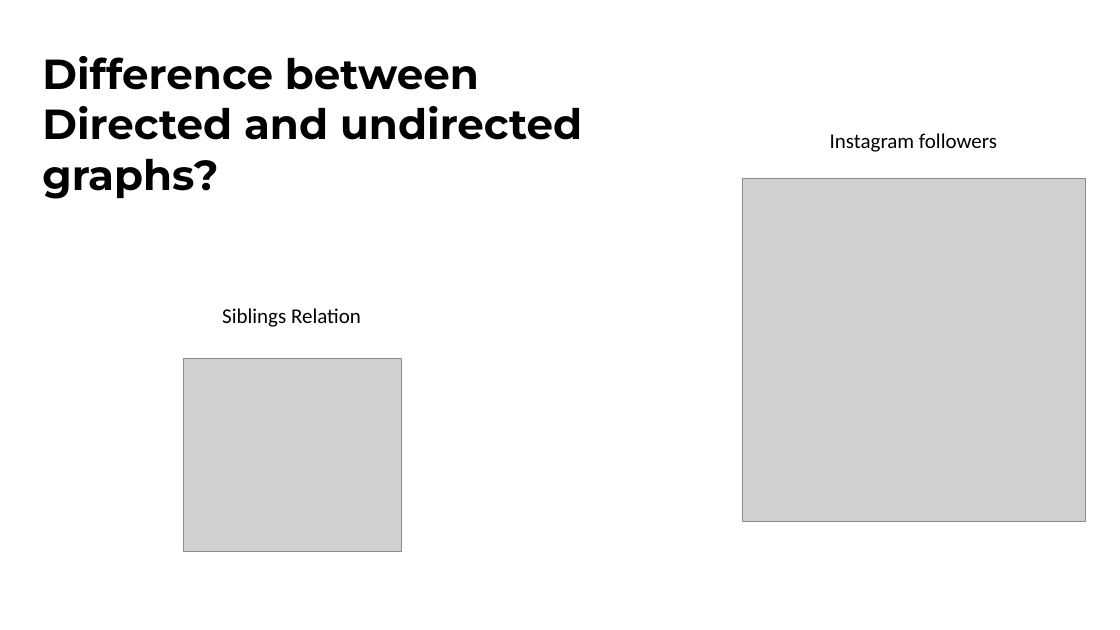
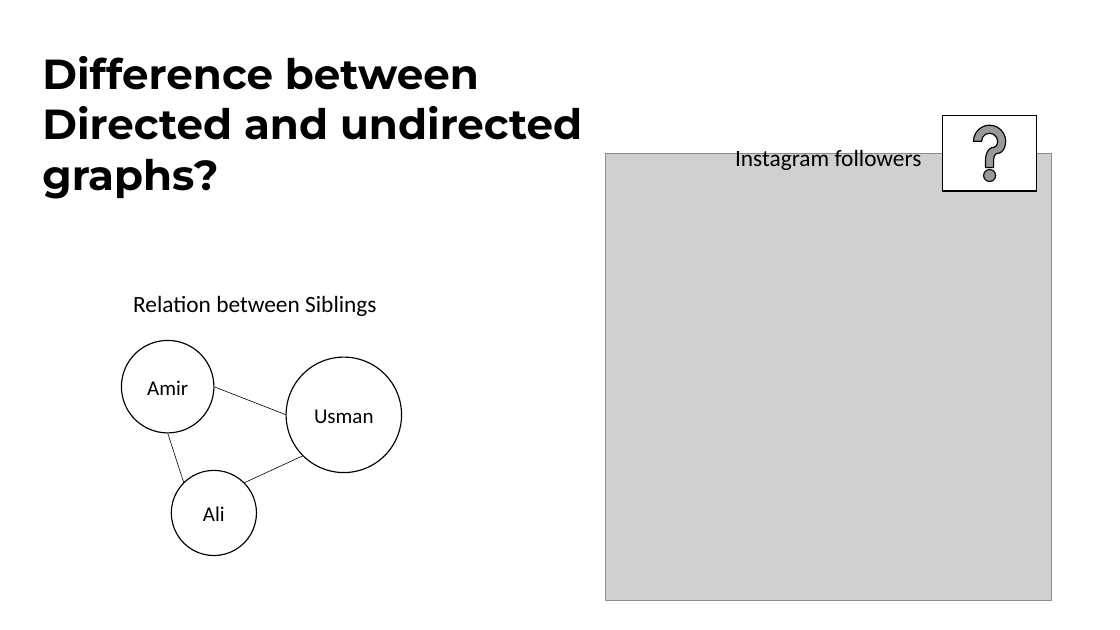
Before and after one commit to ibmbt/group5_graphtheory, a slide deck: slide 5 of group5_graphtheory.pptx. Drawn at 1120x630 pixels with LibreOffice and Linux fonts; fonts in the diff are those of the drawing; grey boxes stand for pictures. Boxes give left, top, right and bottom in pixels: in the first picture for what was removed or moved away, otherwise in the second. Text is boxed around its words. In the diff, an @@ line names an element or a change of style, - is before the commit and + after.

```diff
--- a/group5_graphtheory.pptx
+++ b/group5_graphtheory.pptx
@@ action button help added at <box>943,116,1037,191</box>, fill #FFFFFF, outline #000000 1 pt @@
@@ text "Instagram followers": place and size @@
-text "Instagram followers" at <box>830,133,997,152</box>
+text "Instagram followers" at <box>735,147,922,170</box>
@@ text "Instagram followers" at <box>735,147,922,170</box>: size 18 to 20 pt @@
@@ picture: place and size @@
-picture at <box>743,179,1086,522</box>
+picture at <box>605,154,1051,600</box>
@@ text at <box>133,295,376,316</box>: text changed; size 18 to 20 pt @@
-Siblings Relation
+Relation between Siblings
@@ ellipse added at <box>122,340,214,433</box>, fill #FFFFFF, outline #000000 1 pt, 18 pt, text #000000 @@
+Amir
@@ picture removed at <box>184,359,402,552</box> @@
@@ ellipse added at <box>287,357,402,472</box>, fill #FFFFFF, outline #000000 1 pt, 18 pt, text #000000 @@
+Usman
@@ line added from (287, 415) to (214, 386), #000000 0.5 pt @@
@@ line added from (184, 483) to (168, 433), #000000 0.5 pt @@
@@ ellipse added at <box>171,471,256,555</box>, fill #FFFFFF, outline #000000 1 pt, 18 pt, text #000000 @@
+Ali
@@ line added from (303, 456) to (245, 483), #000000 0.5 pt @@
```
Also in this commit, not shown: 4 other slides changed.
